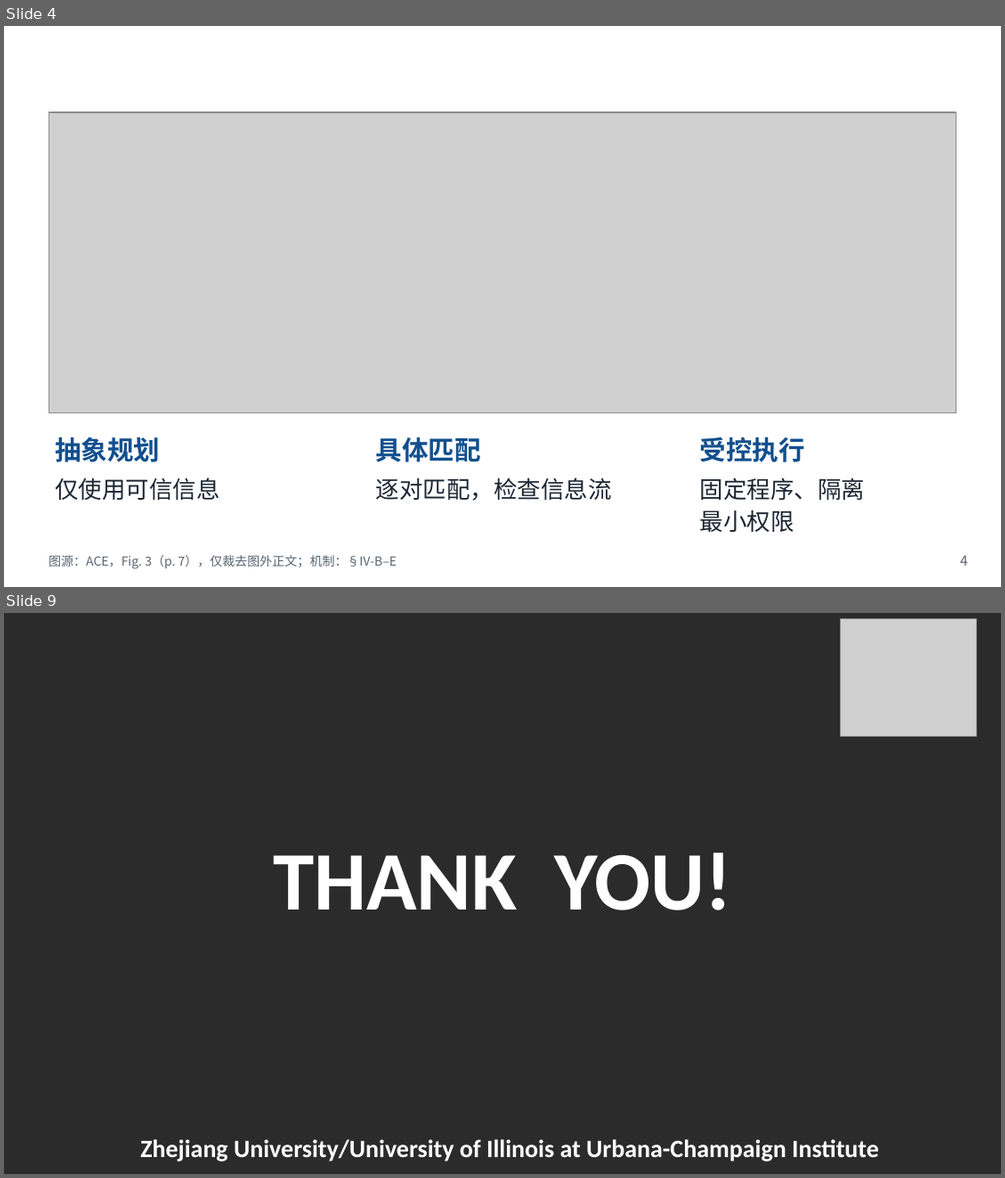
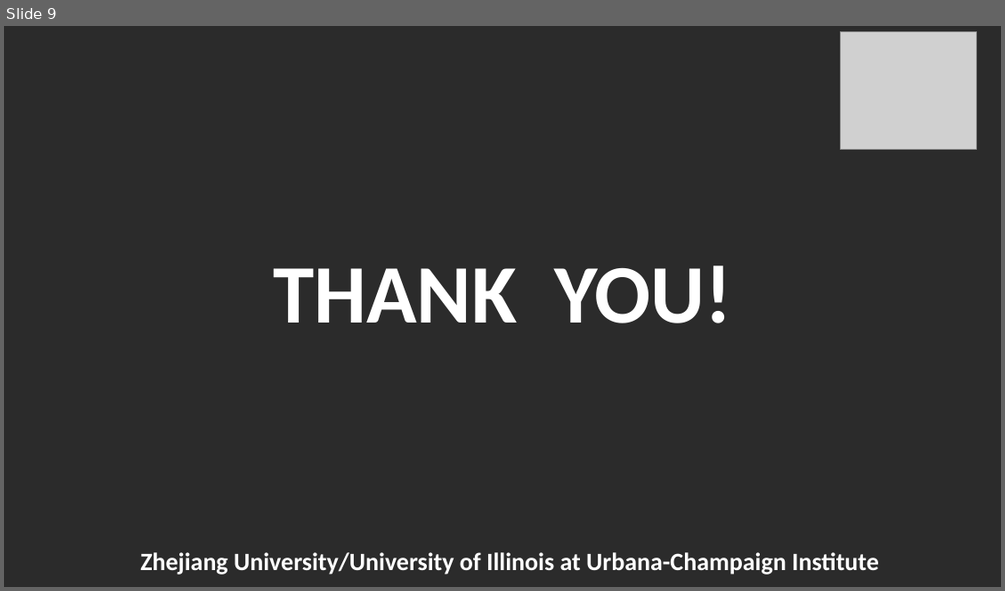
Before and after one commit to Novakru/ZJU-assignment-reports, a slide deck: submission/presentation.pptx. Shown one above the other, each under a label of ours: slides 4 and 9 before the commit, slide 9 after it; the slides between them are not shown. The pictures are 1005x1178 and 1005x591 pixels, drawn with LibreOffice and Linux fonts; fonts in the diff are those of the drawing; grey boxes stand for pictures; background and template pictures are left out; a plain dark background stands for a picture behind light text. Boxes give left, top, right and bottom in pixels: in the first picture for what was removed or moved away, otherwise in the second. Text is boxed around its words. In the diff, an @@ line names an element or a change of style, - is before the commit and + after.

```diff
--- a/submission/presentation.pptx
+++ b/submission/presentation.pptx
@@ slide 4 removed at (x1=4, y1=26, x2=1001, y2=587), background #FFFFFF @@
@@ text removed at (x1=36, y1=30, x2=784, y2=69) @@
-ACE 的三个阶段
@@ text removed at (x1=913, y1=28, x2=979, y2=66) @@
-ZJUI
@@ picture removed at (x1=48, y1=112, x2=956, y2=414) @@
@@ text removed at (x1=55, y1=437, x2=160, y2=462) @@
-抽象规划
@@ text removed at (x1=376, y1=437, x2=481, y2=462) @@
-具体匹配
@@ text removed at (x1=700, y1=437, x2=805, y2=462) @@
-受控执行
@@ text removed at (x1=55, y1=477, x2=219, y2=500) @@
-仅使用可信信息
@@ text removed at (x1=376, y1=477, x2=612, y2=500) @@
-逐对匹配，检查信息流
@@ text removed at (x1=700, y1=477, x2=865, y2=532) @@
-固定程序、隔离
-最小权限
@@ text removed at (x1=48, y1=555, x2=396, y2=569) @@
-图源：ACE，Fig. 3（p. 7），仅裁去图外正文；机制：§IV-B–E
@@ text removed at (x1=960, y1=555, x2=968, y2=565) @@
-4
```
Also in this commit, not shown: 5 slides changed, 5 slides added, 4 other slides removed, 17 other files.
